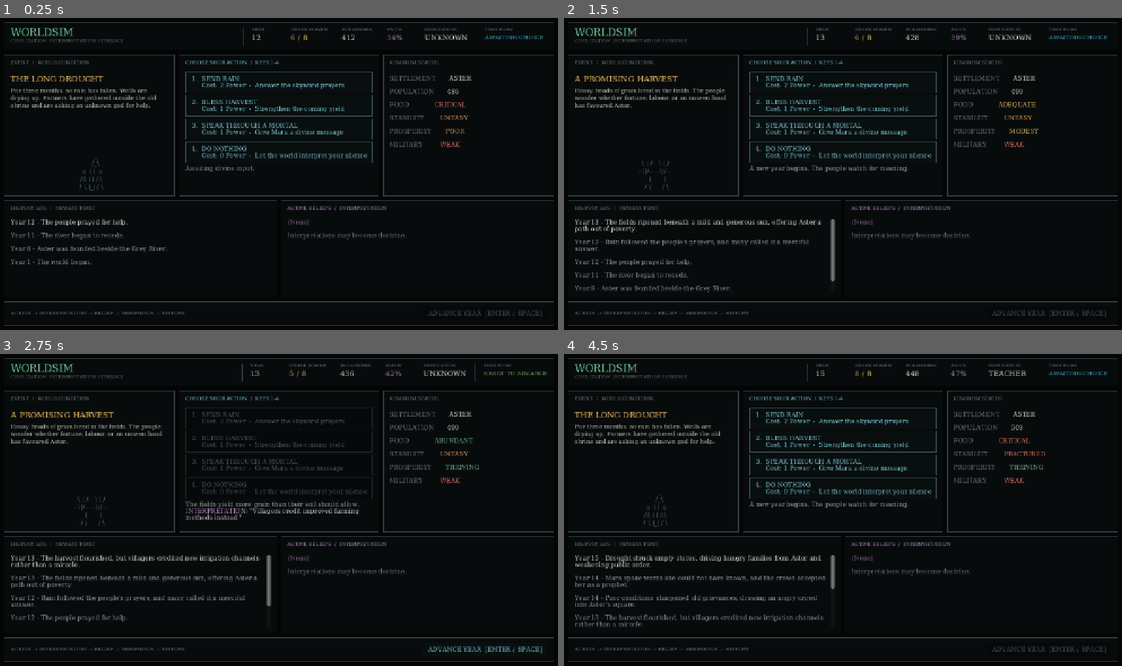
Above: before the commit, frames 1-4 (two rows, left to right).
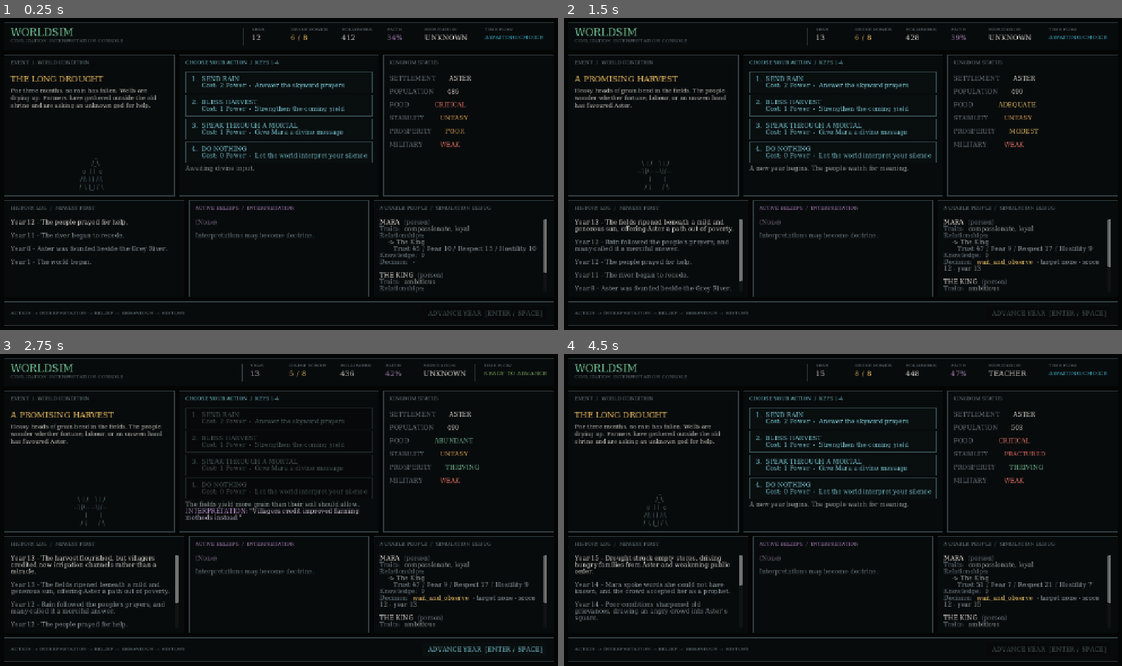
Above: after the commit, the same moments.

Repository: kangyl1/worldsim
Game: Godot game, scene res://Main.tscn
Same seed, same stepped clock (60 frames per second), same inputs: the game is played once before the commit and once after it.
Inputs:
- Up to frame 1 (0.25 s): no input
- Up to frame 2 (1.5 s): click "1. SEND RAIN Cost: 2 Power · …" at 0.5 s; click "ADVANCE YEAR [ENTER / SPACE]" at 1.25 s
- Up to frame 3 (2.75 s): click "2. BLESS HARVEST Cost: 1 Powe…" at 2 s
- Up to frame 4 (4.5 s): click "ADVANCE YEAR [ENTER / SPACE]" at 2.75 s; click "3. SPEAK THROUGH A MORTAL Cos…" at 3.5 s; click "ADVANCE YEAR [ENTER / SPACE]" at 4.25 s

The runs differ from the first frame. In frame 1, 1.8% of the frame differs, in the area x 33-98%, y 58-90%; in frame 2, 2.9%; in frame 3, 4.5%; in frame 4, 4.6%, in the area x 2-98%, y 58-90%.

Commit message:
Add notable people simulation debug panel
Render every notable entity in the running game: display name, kind,
traits, directed relationships across all four axes, knowledge count, and
the most recent recorded decision. Entities are discovered by iterating
current world state and sorted by display name, so future characters
appear without further UI work.

Relationships are shown one direction at a time and never merged, so a
King -> Mara record reads separately from Mara -> King.

The panel refreshes through the existing _render() path, so advancing a
year immediately reflects relationship drift, knowledge growth, and new
intentions. Main.gd stays rendering-only and reads through existing
WorldState accessors.

Placed as a third column in the existing lower row rather than a new
full-width row below it: a new row raised the layout minimum above the
720px window and pushed the advance button off screen.

Also refresh CLAUDE.md for the shipped Decision Engine v1: current
commit, core file list, and the settled v1 constraints.

Co-Authored-By: Claude Opus 5 <noreply@anthropic.com>

Diff:
--- a/Main.gd
+++ b/Main.gd
@@ -18,6 +18,7 @@
 @onready var status_text: RichTextLabel = %StatusText
 @onready var history_text: RichTextLabel = %HistoryText
 @onready var beliefs_text: RichTextLabel = %BeliefsText
+@onready var notable_text: RichTextLabel = %NotableText
 @onready var advance_button: Button = %AdvanceButton
 
 
@@ -91,6 +92,7 @@
 	_render_status()
 	_render_history()
 	_render_beliefs()
+	_render_notable_people()
 	advance_button.disabled = not state.action_taken
 
 
@@ -139,3 +141,90 @@
 	for belief in simulation.state.beliefs:
 		lines.append("[color=#b38bc4]◆  %s[/color]" % belief)
 	beliefs_text.text = "\n\n".join(lines)
+
+
+# Debug inspection only: this panel reads simulation data and never changes it.
+func _render_notable_people() -> void:
+	var state := simulation.state
+	var entity_ids := _sorted_entity_ids()
+	if entity_ids.is_empty():
+		notable_text.text = "[color=#68757c](No notable people.)[/color]"
+		return
+	var blocks: Array[String] = []
+	for entity_id: String in entity_ids:
+		blocks.append(_notable_entity_block(entity_id, entity_ids))
+	notable_text.text = "\n\n".join(blocks)
+
+
+func _sorted_entity_ids() -> Array[String]:
+	# Sorted by display name, then id, so the panel never reorders itself.
+	var entries: Array[Dictionary] = []
+	for entity_id_value in simulation.state.notable_entities.keys():
+		var entity_id := str(entity_id_value)
+		var entity := simulation.state.get_notable_entity(entity_id)
+		if entity.is_empty():
+			continue
+		entries.append({"id": entity_id, "name": str(entity.get("name", entity_id))})
+	entries.sort_custom(func(a, b):
+		if str(a["name"]) == str(b["name"]):
+			return str(a["id"]) < str(b["id"])
+		return str(a["name"]) < str(b["name"])
+	)
+	var sorted_ids: Array[String] = []
+	for entry: Dictionary in entries:
+		sorted_ids.append(str(entry["id"]))
+	return sorted_ids
+
+
+func _notable_entity_block(entity_id: String, entity_ids: Array[String]) -> String:
+	var state := simulation.state
+	var entity := state.get_notable_entity(entity_id)
+	var traits: Array = entity.get("traits", [])
+	var traits_text := ", ".join(traits) if not traits.is_empty() else "(none)"
+	var lines: Array[String] = [
+		"[color=#e5e1d8]%s[/color]  [color=#68757c](%s)[/color]" % [
+			str(entity.get("name", entity_id)).to_upper(), str(entity.get("kind", "unknown"))
+		],
+		"[color=#68757c]Traits:[/color]  [color=#9ca5a4]%s[/color]" % traits_text,
+		"[color=#68757c]Relationships:[/color]"
+	]
+	lines.append_array(_relationship_lines(entity_id, entity_ids))
+	lines.append("[color=#68757c]Knowledge:[/color]  [color=#9ca5a4]%d[/color]" % state.get_all_knowledge(entity_id).size())
+	lines.append("[color=#68757c]Decision:[/color]  %s" % _latest_decision_text(entity_id))
+	return "\n".join(lines)
+
+
+func _relationship_lines(entity_id: String, entity_ids: Array[String]) -> Array[String]:
+	# Directed: this entity's view of others only. King -> Mara is not Mara -> King.
+	var lines: Array[String] = []
+	for target_id: String in entity_ids:
+		if target_id == entity_id:
+			continue
+		var record := simulation.state.get_relationship(entity_id, target_id)
+		if record.is_empty():
+			continue
+		var target := simulation.state.get_notable_entity(target_id)
+		lines.append("    [color=#9ca5a4]-> %s[/color]" % str(target.get("name", target_id)))
+		lines.append(
+			"       [color=#8d989d]Trust %d / Fear %d / Respect %d / Hostility %d[/color]" % [
+				int(record["trust"]), int(record["fear"]), int(record["respect"]), int(record["hostility"])
+			]
+		)
+	if lines.is_empty():
+		lines.append("    [color=#68757c](none)[/color]")
+	return lines
+
+
+func _latest_decision_text(entity_id: String) -> String:
+	var records: Array[Dictionary] = simulation.state.get_decisions_for(entity_id)
+	if records.is_empty():
+		return "[color=#68757c]-[/color]"
+	# The archive appends chronologically, so the last record is the newest.
+	var latest: Dictionary = records.back()
+	var target_id := str(latest["target_id"])
+	return "[color=#e8be63]%s[/color]  [color=#8d989d]· target %s · score %d · year %d[/color]" % [
+		str(latest["decision_type"]),
+		"none" if target_id.is_empty() else target_id,
+		int(latest["score"]),
+		int(latest["year"])
+	]
--- a/Main.tscn
+++ b/Main.tscn
@@ -461,6 +461,32 @@
 text = "(None)"
 scroll_active = true
 
+[node name="NotablePanel" type="PanelContainer" parent="Margin/MainColumn/LowerRow"]
+custom_minimum_size = Vector2(360, 150)
+layout_mode = 2
+size_flags_horizontal = 3
+
+[node name="NotableColumn" type="VBoxContainer" parent="Margin/MainColumn/LowerRow/NotablePanel"]
+layout_mode = 2
+theme_override_constants/separation = 7
+
+[node name="PanelLabel" type="Label" parent="Margin/MainColumn/LowerRow/NotablePanel/NotableColumn"]
+layout_mode = 2
+theme_override_colors/font_color = Color(0.42, 0.49, 0.5, 1)
+theme_override_font_sizes/font_size = 11
+text = "NOTABLE PEOPLE  /  SIMULATION DEBUG"
+
+[node name="Rule" type="HSeparator" parent="Margin/MainColumn/LowerRow/NotablePanel/NotableColumn"]
+layout_mode = 2
+
+[node name="NotableText" type="RichTextLabel" parent="Margin/MainColumn/LowerRow/NotablePanel/NotableColumn"]
+unique_name_in_owner = true
+layout_mode = 2
+size_flags_vertical = 3
+bbcode_enabled = true
+text = "(No notable people.)"
+scroll_active = true
+
 [node name="Footer" type="PanelContainer" parent="Margin/MainColumn"]
 custom_minimum_size = Vector2(0, 46)
 layout_mode = 2
Not shown, changed: CLAUDE.md
